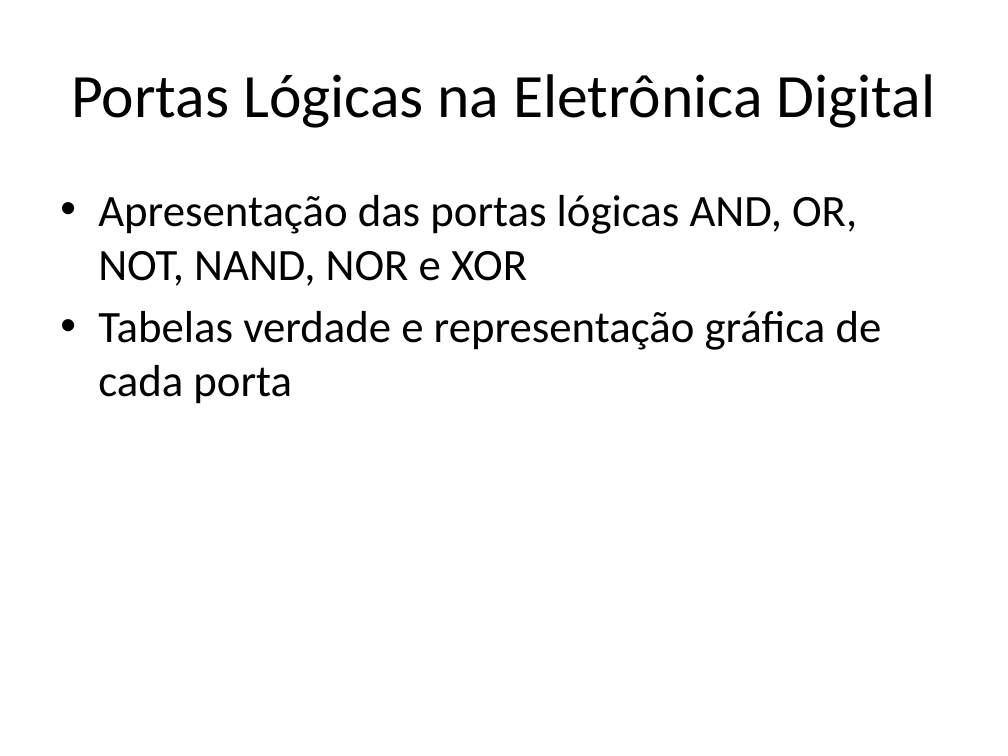
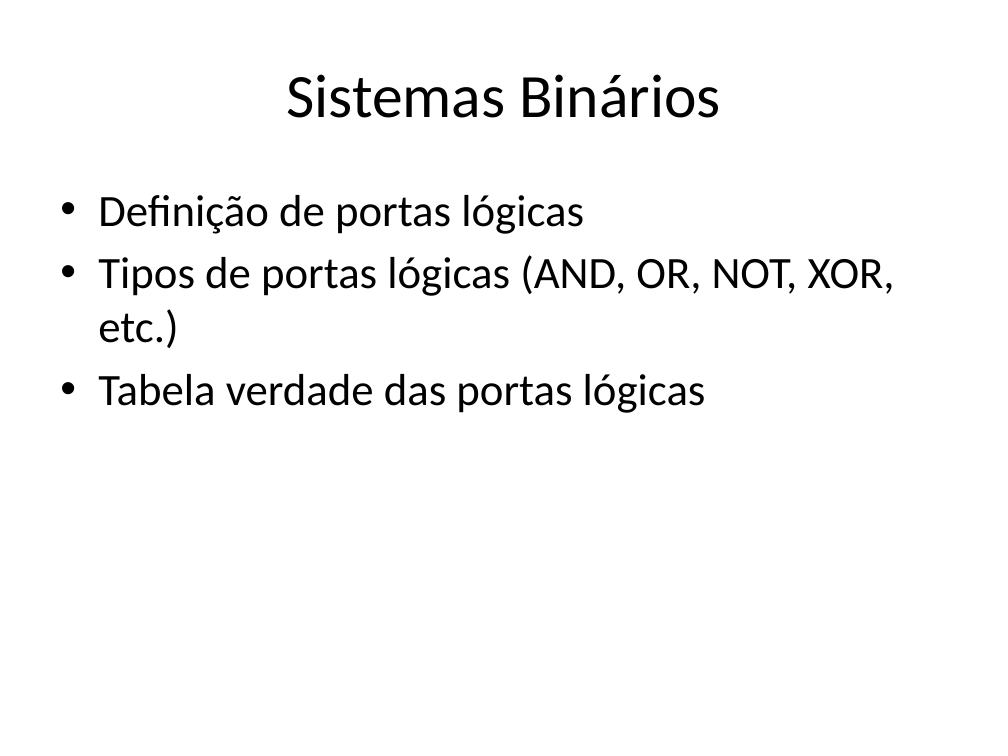
Before and after one commit to lcdlemos/EstagioNutes, a slide deck: slide 4 of IA/auto_apresentacao_IA.pptx. Drawn at 1008x756 pixels with LibreOffice and Linux fonts; fonts in the diff are those of the drawing. Boxes give left, top, right and bottom in pixels: in the first picture for what was removed or moved away, otherwise in the second. Text is boxed around its words. In the diff, an @@ line names an element or a change of style, - is before the commit and + after.

```diff
--- a/IA/auto_apresentacao_IA.pptx
+++ b/IA/auto_apresentacao_IA.pptx
@@ title at (286, 74, 720, 118): text changed @@
-Portas Lógicas na Eletrônica Digital
+Sistemas Binários
@@ text at (98, 195, 895, 413): text changed @@
-• Apresentação das portas lógicas AND, OR, NOT, NAND, NOR e XOR
-• Tabelas verdade e representação gráfica de cada porta
+• Definição de portas lógicas
+• Tipos de portas lógicas (AND, OR, NOT, XOR, etc.)
+• Tabela verdade das portas lógicas
```
Also in this commit, not shown: 6 other slides changed, 3 slides added, 3 slides removed, 3 other files.
